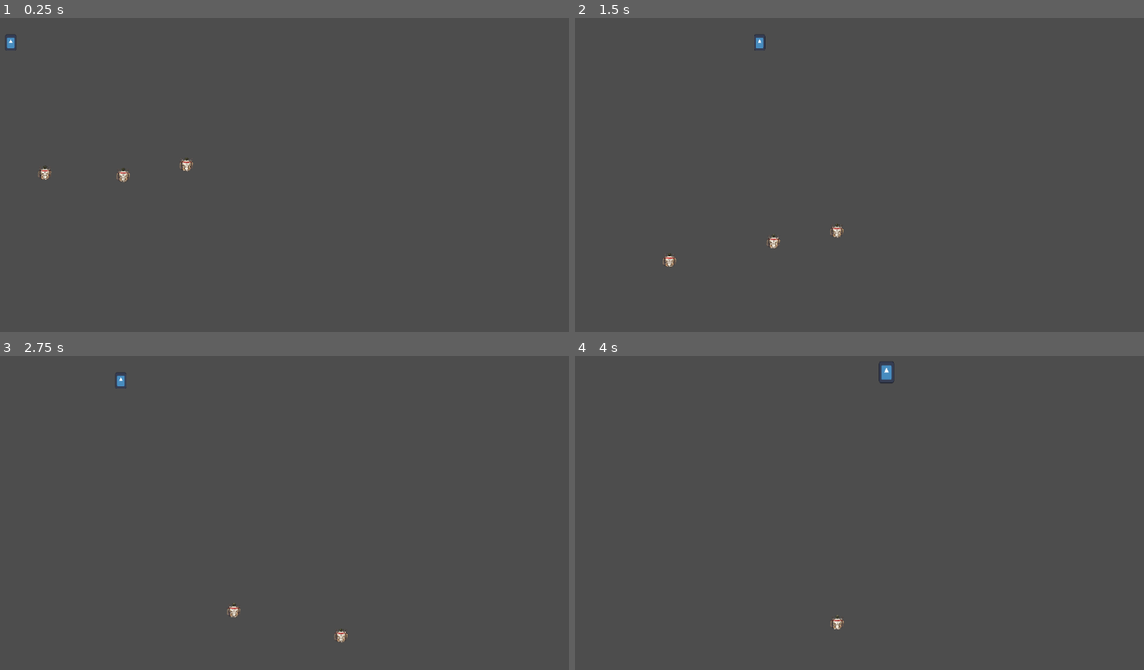
Above: before the commit, frames 1-4 (two rows, left to right).
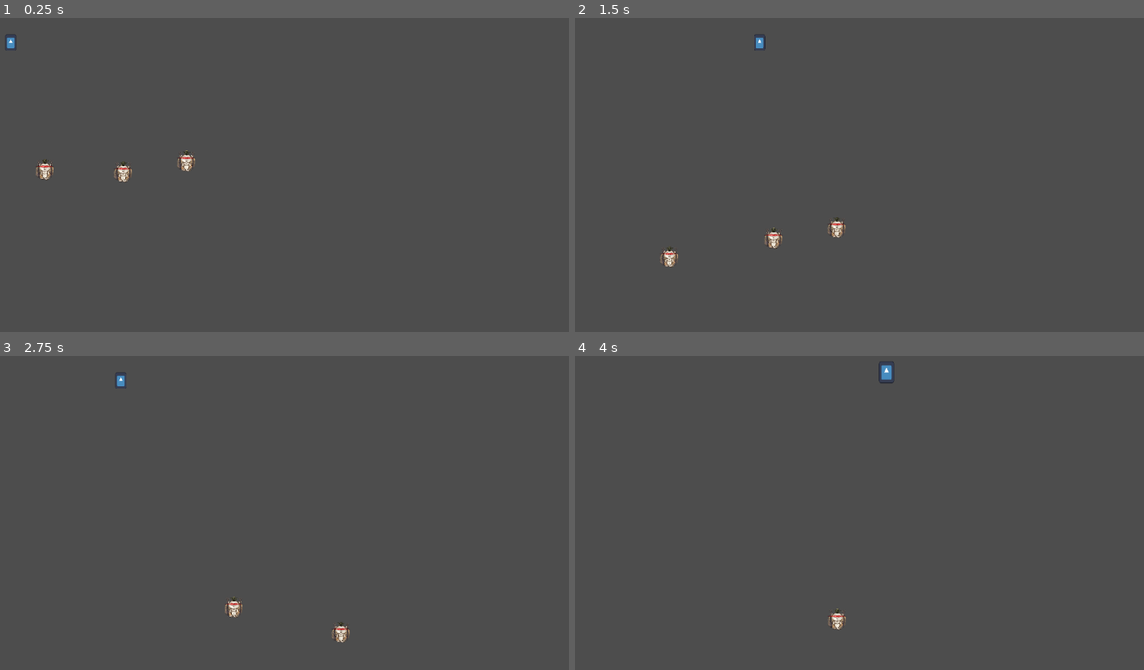
Above: after the commit, the same moments.

Repository: HarunG-yg1/splatgame
Game: Godot game, scene res://main.tscn
Two runs of this game, one before a commit and one after it. Both use one fixed random seed, a clock stepped at 60 frames per second and the inputs below. This scene is started directly instead of the project's main scene. The engine's default icon, where the game draws it, is replaced by a stand-in: a white triangle on a blue panel in a dark square.
Inputs (mouse positions are in pixels of both pictures, inside the frame that each line leads up to):
- Up to frame 1 (0.25 s): no input
- Up to frame 2 (1.5 s): tap Enter (ui_accept) at 0.5 s; move the mouse to (967, 134) at 0.52 s; hold C (crouch) 0.53-1.28 s; hold D (right) from 0.53 s (still down); tap Space (jump) at 0.77 s; tap Q (dash) at 0.8, 1.35 s; move the mouse to (700, 171) at 1.27 s
- Up to frame 3 (2.75 s): tap Space (jump) at 1.52 s; tap C (crouch) at 1.55 s; move the mouse to (312, 412) at 2.02 s; release D (right) at 2.03 s; hold A (left) from 2.03 s (still down); hold Q (dash) from 2.03 s (still down); click (312, 412) at 2.1 s
- Up to frame 4 (4 s): move the mouse to (791, 563) at 2.77 s; release A (left) at 2.78 s; release Q (dash) at 2.78 s; hold D (right) from 2.78 s (still down); tap C (crouch) at 2.85 s; tap Space (jump) at 3.02, 3.77 s; move the mouse to (1018, 544) at 3.52 s; hold Q (dash) from 3.53 s (still down)

The runs differ from the first frame. In frame 1, 0.3% of the frame differs, in the area x 6-35%, y 42-53%; in frame 2, 0.3%; in frame 3, 0.2%; in frame 4, 0.1%.

Commit message:
enemy attack

Diff:
--- a/character_body_2d.gd
+++ b/character_body_2d.gd
@@ -7,7 +7,7 @@
 @onready var attack_shape: CollisionShape2D = $AttackBox/CollisionShape2D
 
 
-
+var stun : float = 0
 var jumping : bool = false
 var jump_vel : float = 0.0
 var crouch : bool = false
@@ -49,9 +49,10 @@
 	jump_and_fall(delta)
 
 
-
-	direction = Vector2(Input.get_axis("left","right"),Input.get_axis("up","down")).normalized()
-
+	if stun <= 0:
+		direction = Vector2(Input.get_axis("left","right"),Input.get_axis("up","down")).normalized()
+	else:
+		direction = Vector2.ZERO
 func attack():
 	attack_shape.disabled = false
 	await get_tree().create_timer(0.2).timeout
@@ -104,4 +105,6 @@
 			body.damage(player_damage)
 
 func damage(amnt : int , from : Vector2):
+	stun = 1
+	velocity -=  (from - global_position).normalized() * 400
 	pass
--- a/enemy_base.gd
+++ b/enemy_base.gd
@@ -1,9 +1,9 @@
 class_name Enemy extends CharacterBody2D
-@onready var sprite = $Sprite2D
+@onready var animsprite = $Sprite2D
 @onready var enemy_fov = $enemy_fov
-@export var sprite2 : Texture
+
 @onready var animation_player = $AnimationPlayer
-@onready var animfx = $AnimatedSprite2D
+@onready var animfx = $AnimatedFX
 @onready var state_machine  = $statemachine
 @onready var hitter  = $enemy_fov/the_hitter/CollisionShape2D
 
@@ -19,8 +19,7 @@
 var chase : bool = false
 
 func _ready() -> void:
-	if sprite2:
-		sprite.texture = sprite2
+
 	state_machine.init()
 	#direction.y = 1
 	pass # Replace with function body.
@@ -126,5 +125,6 @@
 	if body.has_method("damage"):
 		body.damage(1,global_position)
 
-	await get_tree().create_timer(0.1).timeout
+	await get_tree().create_timer(0.2).timeout
 	hitter.disabled = true
+	animsprite.play("default")
--- a/enemy_base.tscn
+++ b/enemy_base.tscn
@@ -16,7 +16,26 @@
 size = Vector2(29, 166)
 
 [sub_resource type="RectangleShape2D" id="RectangleShape2D_sbbgc"]
-size = Vector2(55.5, 67)
+size = Vector2(74.75, 67)
+
+[sub_resource type="SpriteFrames" id="SpriteFrames_7mdju"]
+animations = [{
+"frames": [{
+"duration": 1.0,
+"texture": ExtResource("8_vop6o")
+}],
+"loop": 1,
+"name": &"default",
+"speed": 5.0
+}, {
+"frames": [{
+"duration": 1.0,
+"texture": ExtResource("9_gak77")
+}],
+"loop": 1,
+"name": &"hit",
+"speed": 5.0
+}]
 
 [sub_resource type="AtlasTexture" id="AtlasTexture_xg66o"]
 atlas = ExtResource("9_gak77")
@@ -68,10 +87,16 @@
 }, {
 "duration": 1.0,
 "texture": SubResource("AtlasTexture_qo0va")
+}, {
+"duration": 1.0,
+"texture": null
+}, {
+"duration": 1.0,
+"texture": null
 }],
 "loop": 0,
 "name": &"shine",
-"speed": 12.0
+"speed": 24.0
 }]
 
 [node name="enemy" type="CharacterBody2D" unique_id=1466780452]
@@ -116,20 +141,22 @@
 [node name="the_hitter" type="Area2D" parent="enemy_fov" unique_id=184640184]
 
 [node name="CollisionShape2D" type="CollisionShape2D" parent="enemy_fov/the_hitter" unique_id=332105600]
-position = Vector2(-42, 0)
+position = Vector2(-37.375, 0.99999994)
 shape = SubResource("RectangleShape2D_sbbgc")
 disabled = true
 
 [node name="StateTimer" type="Timer" parent="." unique_id=1208297385]
 
-[node name="Sprite2D" type="Sprite2D" parent="." unique_id=1621407644]
-scale = Vector2(0.2, 0.2)
-texture = ExtResource("8_vop6o")
+[node name="Sprite2D" type="AnimatedSprite2D" parent="." unique_id=1733464750]
+position = Vector2(-2.3841858e-07, -6)
+scale = Vector2(0.26562497, 0.29531252)
+sprite_frames = SubResource("SpriteFrames_7mdju")
 
 [node name="AttkCDTimer" type="Timer" parent="." unique_id=1078823862]
 
-[node name="AnimatedSprite2D" type="AnimatedSprite2D" parent="." unique_id=2090562008]
+[node name="AnimatedFX" type="AnimatedSprite2D" parent="." unique_id=2090562008]
 position = Vector2(0, 1)
+scale = Vector2(2, 2)
 sprite_frames = SubResource("SpriteFrames_kl0as")
 animation = &"shine"
 
--- a/enemy_base_attack.gd
+++ b/enemy_base_attack.gd
@@ -9,8 +9,8 @@
 #what happens when player enters state
 func Enter() ->void:
 	print("noop")
-	enemy.random_pt =  Vector2(randi_range(-25,25),randi_range(-25,25))
-	time_for_hit = [0.5,0.5,0.5,0.5,0.5,0.5,0.5,0.5]
+	enemy.random_pt =  Vector2(randi_range(-15,15),randi_range(-15,15))
+	time_for_hit = [0.5,0.7,0.7,0.7,0.7,0.7,0.7,0.7]
 	random_pt = Vector2(randi_range(-25,25),randi_range(-25,25))
 	amount_hits= randi_range(3,8)
 	time_for_hit[amount_hits-1] += 0.5
@@ -27,19 +27,24 @@
 
 
 
-	if enemy.player!= null and (enemy.hitter.global_position - enemy.player.global_position + random_pt).length() > 27:
+	if enemy.player!= null and (enemy.hitter.global_position - enemy.player.global_position + random_pt).length() > 50:
 		if !was_out_of_range:
-			time_for_hit[amount_hits-1] += 0.5
+			time_for_hit[amount_hits-1] += 0.25
 		was_out_of_range = true
 		move()
-	elif  enemy.player!= null and (enemy.hitter.global_position - enemy.player.global_position+ random_pt).length() < 27:
+	elif  enemy.player!= null and (enemy.hitter.global_position - enemy.player.global_position+ random_pt).length() <50:
 		was_out_of_range =  false
-		enemy.velocity = lerp(enemy.velocity,Vector2.ZERO,0.1)
+		if (enemy.hitter.global_position - enemy.player.global_position+ random_pt).length() > 20:
+			enemy.velocity =  enemy.chase_dir * enemy.player.MAX_SPEED * 1.1
+		else:
+			enemy.velocity = lerp(enemy.velocity,Vector2.ZERO,0.1)
 		time_for_hit[amount_hits-1] -= _delta
-		if time_for_hit[amount_hits-1] <= 0.3:
+		if time_for_hit[amount_hits-1] <= 0.5:
 			enemy.animfx.play("shine")
 		if time_for_hit[amount_hits-1] <= 0:
 			attack_now()
+
+			enemy.animsprite.play("hit")
 			amount_hits -= 1
 
 	if enemy.SetDirection():
@@ -59,13 +64,13 @@
 	pass
 
 func move():
-	if enemy.player!= null and (enemy.global_position - enemy.player.global_position ).length() > 80:
+	if enemy.player!= null and (enemy.global_position - enemy.player.global_position + random_pt).length() > 80:
 
 		enemy.direction = enemy.chase_dir
-	if enemy.player!= null and ((enemy.global_position - enemy.player.global_position).normalized() - (enemy.direction)).length() < 0.7  and (enemy.global_position - enemy.player.global_position).length() > 60:
+	if enemy.player!= null and ((enemy.global_position - enemy.player.global_position + random_pt).normalized() - (enemy.direction)).length() < 0.7  and (enemy.hitter.global_position - enemy.player.global_position).length() > 60:
 		print("chase bro son")
-		enemy.velocity =  lerp(enemy.velocity,((enemy.secondary_vel.normalized() + enemy.direction/4).normalized()) * enemy.SPEED * 2  , 0.1)
-	elif enemy.player!= null and (enemy.global_position - enemy.player.global_position ).length() > 60:
-		enemy.velocity =  lerp(enemy.velocity,((enemy.secondary_vel.normalized() + enemy.direction*1.05).normalized()) * enemy.SPEED *2 , 0.1)
-	elif enemy.player!= null and (enemy.global_position - enemy.player.global_position ).length() <40:
-		enemy.velocity =  lerp(enemy.velocity,((enemy.secondary_vel.normalized()).normalized()) * enemy.SPEED * 2 , 0.1)
+		enemy.velocity =  lerp(enemy.velocity,((enemy.secondary_vel.normalized() + enemy.direction/4).normalized()) * enemy.SPEED * 2.4  , 0.1)
+	elif enemy.player!= null and (enemy.hitter.global_position - enemy.player.global_position + random_pt).length() > 60:
+		enemy.velocity =  lerp(enemy.velocity,((enemy.secondary_vel.normalized() + enemy.direction*1.05).normalized()) * enemy.SPEED *2.4 , 0.1)
+	elif enemy.player!= null and (enemy.hitter.global_position - enemy.player.global_position + random_pt).length() <50:
+		enemy.velocity =  lerp(enemy.velocity,((enemy.secondary_vel.normalized() + enemy.direction/1.05).normalized()) * enemy.SPEED * 2 , 0.1)
--- a/enemy_chase.gd
+++ b/enemy_chase.gd
@@ -25,18 +25,19 @@
 
 #what happens during process in state
 func Process(_delta:float)->Enemy_State:
-	if enemy.player!= null and (enemy.global_position - enemy.player.global_position).length() > 80:
+	if enemy.player!= null and (enemy.global_position - enemy.player.global_position + enemy.random_pt ).length() > 80:
 
 		enemy.direction = enemy.chase_dir
-	if enemy.player!= null and ((enemy.global_position - enemy.player.global_position).normalized() - (enemy.direction)).length() < 0.7  and (enemy.global_position - enemy.player.global_position).length() > 60:
+	if enemy.player!= null and ((enemy.global_position - enemy.player.global_position).normalized() - (enemy.direction)).length() < 0.7  and (enemy.hitter.global_position - enemy.player.global_position + enemy.random_pt).length() > 60:
 		print("chase bro son")
-		enemy.velocity =  lerp(enemy.velocity,((enemy.secondary_vel.normalized() + enemy.direction/4).normalized()) * enemy.SPEED * 2  , 0.1)
-	elif enemy.player!= null and (enemy.global_position - enemy.player.global_position).length()   > 60:
-		enemy.velocity =  lerp(enemy.velocity,((enemy.secondary_vel.normalized() + enemy.direction*1.05).normalized()) * enemy.SPEED *2 , 0.1)
-	elif enemy.player!= null and (enemy.global_position - enemy.player.global_position).length()   <40:
-		enemy.velocity =  lerp(enemy.velocity,((enemy.secondary_vel.normalized()).normalized()) * enemy.SPEED * 2 , 0.1)
+		enemy.velocity =  lerp(enemy.velocity,((enemy.secondary_vel.normalized() + enemy.direction/4).normalized()) * enemy.SPEED * 1.8 , 0.1)
+	elif enemy.player!= null and (enemy.hitter.global_position - enemy.player.global_position + enemy.random_pt).length() > 60:
+		enemy.velocity =  lerp(enemy.velocity,((enemy.secondary_vel.normalized() + enemy.direction*1.05).normalized()) * enemy.SPEED *1.8 , 0.1)
+	elif enemy.player!= null and (enemy.hitter.global_position - enemy.player.global_position + enemy.random_pt).length() <40:
+		enemy.velocity =  lerp(enemy.velocity,((enemy.secondary_vel.normalized() + enemy.direction/1.05).normalized()) * enemy.SPEED * 2 , 0.1)
 		if attk_timer.get_time_left() <= 0.1:
 			attk_timer.start(10)
+			print("chase brobrovro son")
 			return attack_state
 
 
